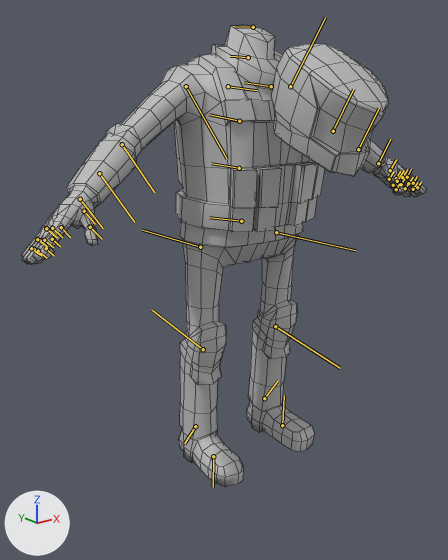
What one commit did to the FBX model Assets/DropZone/Characters/Squaddie/NoWeapon_Moving.fbx.
Both versions are drawn from a 50 mm camera at (-1.564, -1.804, 1.521) aimed at (-0.12, 0.001, 0.799). Every picture has the same lights, and +X, +Y and +Z are marked at lower left. The bones that bend it are drawn over the model as lines. Mesh edges are drawn as thin lines.

Objects in the first picture: 'Squaddie:Body', 'Squaddie:Head'.
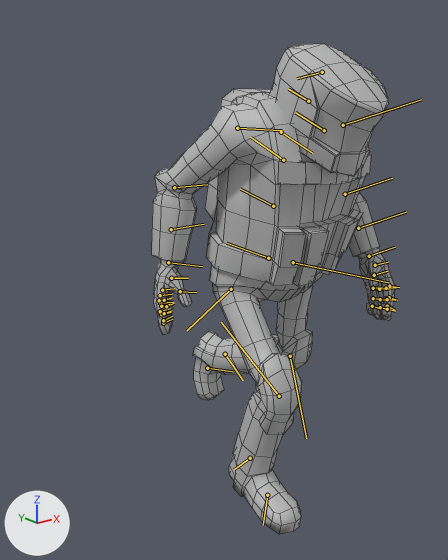
The newer file adds an action. The first version stands in its rest pose; the second is drawn at frame 115 of the action 'Walk'.

Boxes (x1, y1, x2, y2) around the edits, measured in the pictures (448 x 560 px):
'Squaddie:Body', posed (40% narrower): before (22, 25, 426, 487); after (152, 83, 395, 534)
bone 'Squaddie:Hips_Skel', root to tip: before (241, 221) to (209, 217); after (268, 258) to (226, 243)
bone 'Squaddie:Spine1_Skel', root to tip: before (239, 168) to (211, 163); after (273, 206) to (240, 189)
bone 'Squaddie:Spine2_Skel', root to tip: before (239, 121) to (209, 114); after (283, 160) to (250, 137)
bone 'Squaddie:Head_Skel', root to tip: before (253, 27) to (234, 26); after (322, 72) to (297, 78)
bone 'Squaddie:LeftUpperArm_Skel', root to tip: before (290, 86) to (325, 17); after (343, 125) to (421, 99)
bone 'Squaddie:LeftLowerArm_Skel', root to tip: before (333, 131) to (353, 89); after (345, 194) to (392, 178)
bone 'Squaddie:LeftHand_Skel', root to tip: before (378, 163) to (390, 139); after (369, 256) to (395, 247)
bone 'Squaddie:LeftFinger1_1_Skel', root to tip: before (407, 177) to (411, 168); after (389, 286) to (399, 287)
bone 'Squaddie:LeftFinger1_2_Skel', root to tip: before (413, 183) to (417, 176); after (389, 297) to (397, 300)
bone 'Squaddie:LeftFinger1_3_Skel', root to tip: before (417, 187) to (421, 181); after (387, 306) to (395, 310)
bone 'Squaddie:LeftFinger2_1_Skel', root to tip: before (402, 177) to (407, 169); after (386, 288) to (396, 287)
bone 'Squaddie:LeftFinger2_3_Skel', root to tip: before (413, 189) to (417, 182); after (387, 309) to (395, 311)
bone 'Squaddie:LeftFinger3_1_Skel', root to tip: before (396, 178) to (400, 171); after (379, 289) to (389, 288)
bone 'Squaddie:LeftFinger3_3_Skel', root to tip: before (405, 188) to (408, 183); after (380, 307) to (387, 309)
bone 'Squaddie:LeftFinger4_1_Skel', root to tip: before (389, 179) to (393, 172); after (373, 288) to (382, 287)
bone 'Squaddie:LeftFinger4_3_Skel', root to tip: before (396, 189) to (399, 184); after (372, 306) to (378, 308)
bone 'Squaddie:RightUpperArm_Skel', root to tip: before (186, 86) to (227, 159); after (237, 128) to (282, 130)
bone 'Squaddie:RightLowerArm_Skel', root to tip: before (122, 144) to (154, 192); after (174, 187) to (207, 184)
bone 'Squaddie:RightHand_Skel', root to tip: before (80, 199) to (103, 228); after (168, 262) to (202, 266)
bone 'Squaddie:RightFinger1_1_Skel', root to tip: before (61, 227) to (70, 237); after (160, 303) to (173, 302)
bone 'Squaddie:RightFinger1_2_Skel', root to tip: before (52, 239) to (60, 246); after (161, 314) to (171, 312)
bone 'Squaddie:RightFinger1_3_Skel', root to tip: before (46, 248) to (54, 256); after (163, 323) to (172, 319)
bone 'Squaddie:RightFinger2_1_Skel', root to tip: before (52, 228) to (62, 237); after (159, 300) to (171, 298)
bone 'Squaddie:RightFinger2_2_Skel', root to tip: before (44, 240) to (53, 247); after (160, 311) to (170, 308)
bone 'Squaddie:RightFinger3_1_Skel', root to tip: before (47, 229) to (57, 238); after (160, 295) to (172, 294)
bone 'Squaddie:RightFinger3_2_Skel', root to tip: before (40, 240) to (47, 247); after (161, 306) to (170, 304)
bone 'Squaddie:RightFinger4_1_Skel', root to tip: before (46, 228) to (56, 237); after (162, 290) to (174, 288)
bone 'Squaddie:RightFinger4_2_Skel', root to tip: before (37, 239) to (45, 245); after (164, 300) to (172, 297)
bone 'Squaddie:LeftUpperLeg_Skel', root to tip: before (276, 232) to (355, 250); after (293, 262) to (388, 282)
bone 'Squaddie:LeftLowerLeg_Skel', root to tip: before (275, 326) to (340, 368); after (290, 356) to (306, 438)
bone 'Squaddie:LeftFoot_Skel', root to tip: before (264, 398) to (278, 380); after (225, 354) to (243, 380)
bone 'Squaddie:LeftToes_Skel', root to tip: before (282, 425) to (284, 395); after (207, 368) to (232, 371)
bone 'Squaddie:RightUpperLeg_Skel', root to tip: before (200, 247) to (142, 230); after (231, 289) to (187, 330)
bone 'Squaddie:RightLowerLeg_Skel', root to tip: before (203, 349) to (152, 310); after (279, 396) to (221, 322)
bone 'Squaddie:RightFoot_Skel', root to tip: before (195, 426) to (184, 443); after (250, 458) to (234, 469)

What the commit changed:
Bone 'Squaddie:Hips_Skel' (bone_squaddie_hips_skel) moves from (0.0, 0.0, 0.0) to (0.0, -14.7, -13.1).
Bone 'Squaddie:Hips_Skel' (bone_squaddie_hips_skel) turns from (0, 0, 0) to (12, -3, 10) degrees about its own x, y and z.
Bone 'Squaddie:Spine1_Skel' (bone_squaddie_spine1_skel) turns from (0, 0, 0) to (2, 1, -6) degrees about its own x, y and z.
Bone 'Squaddie:Spine2_Skel' (bone_squaddie_spine2_skel) turns from (0, 0, 0) to (2, 0, -6) degrees about its own x, y and z.
Bone 'Squaddie:Head_Skel' (bone_squaddie_head_skel) turns from (0, 0, 0) to (-31, 0, 5) degrees about its own x, y and z.
Bone 'Squaddie:LeftUpperArm_Skel' (bone_squaddie_leftupperarm_skel) turns from (0, 0, 0) to (28, -9, 18) degrees about its own x, y and z.
Bone 'Squaddie:LeftLowerArm_Skel' (bone_squaddie_leftlowerarm_skel) turns from (0, 0, 0) to (0, -31, 0) degrees about its own x, y and z.
Bone 'Squaddie:LeftHand_Skel' (bone_squaddie_lefthand_skel) turns from (0, 0, 0) to (-3, -3, -10) degrees about its own x, y and z.
Bone 'Squaddie:LeftFinger1_1_Skel' (bone_squaddie_leftfinger1_1_skel) turns from (0, 0, 0) to (20, 0, 0) degrees about its own x, y and z.
Bone 'Squaddie:LeftFinger1_2_Skel' (bone_squaddie_leftfinger1_2_skel) turns from (0, 0, 0) to (7, 0, 0) degrees about its own x, y and z.
Bone 'Squaddie:LeftFinger1_3_Skel' (bone_squaddie_leftfinger1_3_skel) turns from (0, 0, 0) to (9, 0, 2) degrees about its own x, y and z.
Bone 'Squaddie:LeftFinger2_1_Skel' (bone_squaddie_leftfinger2_1_skel) turns from (0, 0, 0) to (9, 0, 0) degrees about its own x, y and z.
Bone 'Squaddie:LeftFinger2_3_Skel' (bone_squaddie_leftfinger2_3_skel) turns from (0, 0, 0) to (9, 0, 2) degrees about its own x, y and z.
Bone 'Squaddie:LeftFinger3_1_Skel' (bone_squaddie_leftfinger3_1_skel) turns from (0, 0, 0) to (9, 0, 0) degrees about its own x, y and z.
Bone 'Squaddie:LeftFinger3_3_Skel' (bone_squaddie_leftfinger3_3_skel) turns from (0, 0, 0) to (9, 0, 2) degrees about its own x, y and z.
Bone 'Squaddie:LeftFinger4_1_Skel' (bone_squaddie_leftfinger4_1_skel) turns from (0, 0, 0) to (9, 0, 0) degrees about its own x, y and z.
Bone 'Squaddie:LeftFinger4_3_Skel' (bone_squaddie_leftfinger4_3_skel) turns from (0, 0, 0) to (9, 0, 2) degrees about its own x, y and z.
Bone 'Squaddie:RightUpperArm_Skel' (bone_squaddie_rightupperarm_skel) turns from (0, 0, 0) to (44, 10, 34) degrees about its own x, y and z.
Bone 'Squaddie:RightLowerArm_Skel' (bone_squaddie_rightlowerarm_skel) turns from (0, 0, 0) to (0, -25, 0) degrees about its own x, y and z.
Bone 'Squaddie:RightHand_Skel' (bone_squaddie_righthand_skel) turns from (0, 0, 0) to (-14, -5, -43) degrees about its own x, y and z.
Bone 'Squaddie:RightFinger1_1_Skel' (bone_squaddie_rightfinger1_1_skel) turns from (0, 0, 0) to (7, -1, -1) degrees about its own x, y and z.
Bone 'Squaddie:RightFinger1_2_Skel' (bone_squaddie_rightfinger1_2_skel) turns from (0, 0, 0) to (7, -1, -2) degrees about its own x, y and z.
Bone 'Squaddie:RightFinger1_3_Skel' (bone_squaddie_rightfinger1_3_skel) turns from (0, 0, 0) to (11, 0, 0) degrees about its own x, y and z.
Bone 'Squaddie:RightFinger2_1_Skel' (bone_squaddie_rightfinger2_1_skel) turns from (0, 0, 0) to (8, -1, -1) degrees about its own x, y and z.
Bone 'Squaddie:RightFinger2_2_Skel' (bone_squaddie_rightfinger2_2_skel) turns from (0, 0, 0) to (8, 0, -2) degrees about its own x, y and z.
Bone 'Squaddie:RightFinger3_1_Skel' (bone_squaddie_rightfinger3_1_skel) turns from (0, 0, 0) to (8, -1, -1) degrees about its own x, y and z.
Bone 'Squaddie:RightFinger3_2_Skel' (bone_squaddie_rightfinger3_2_skel) turns from (0, 0, 0) to (8, 0, -2) degrees about its own x, y and z.
Bone 'Squaddie:RightFinger4_1_Skel' (bone_squaddie_rightfinger4_1_skel) turns from (0, 0, 0) to (8, -1, -1) degrees about its own x, y and z.
Bone 'Squaddie:RightFinger4_2_Skel' (bone_squaddie_rightfinger4_2_skel) turns from (0, 0, 0) to (8, -1, -1) degrees about its own x, y and z.
Bone 'Squaddie:LeftUpperLeg_Skel' (bone_squaddie_leftupperleg_skel) turns from (0, 0, 0) to (-11, -2, 0) degrees about its own x, y and z.
Bone 'Squaddie:LeftLowerLeg_Skel' (bone_squaddie_leftlowerleg_skel) turns from (0, 0, 0) to (65, 0, 0) degrees about its own x, y and z.
Bone 'Squaddie:LeftFoot_Skel' (bone_squaddie_leftfoot_skel) turns from (0, 0, 0) to (36, -1, -3) degrees about its own x, y and z.
Bone 'Squaddie:LeftToes_Skel' (bone_squaddie_lefttoes_skel) turns from (0, 0, 0) to (-23, 0, 0) degrees about its own x, y and z.
Bone 'Squaddie:RightUpperLeg_Skel' (bone_squaddie_rightupperleg_skel) turns from (0, 0, 0) to (-51, -2, -14) degrees about its own x, y and z.
Bone 'Squaddie:RightLowerLeg_Skel' (bone_squaddie_rightlowerleg_skel) turns from (0, 0, 0) to (56, 0, 0) degrees about its own x, y and z.
Bone 'Squaddie:RightFoot_Skel' (bone_squaddie_rightfoot_skel) turns from (0, 0, 0) to (-8, 2, 1) degrees about its own x, y and z.
